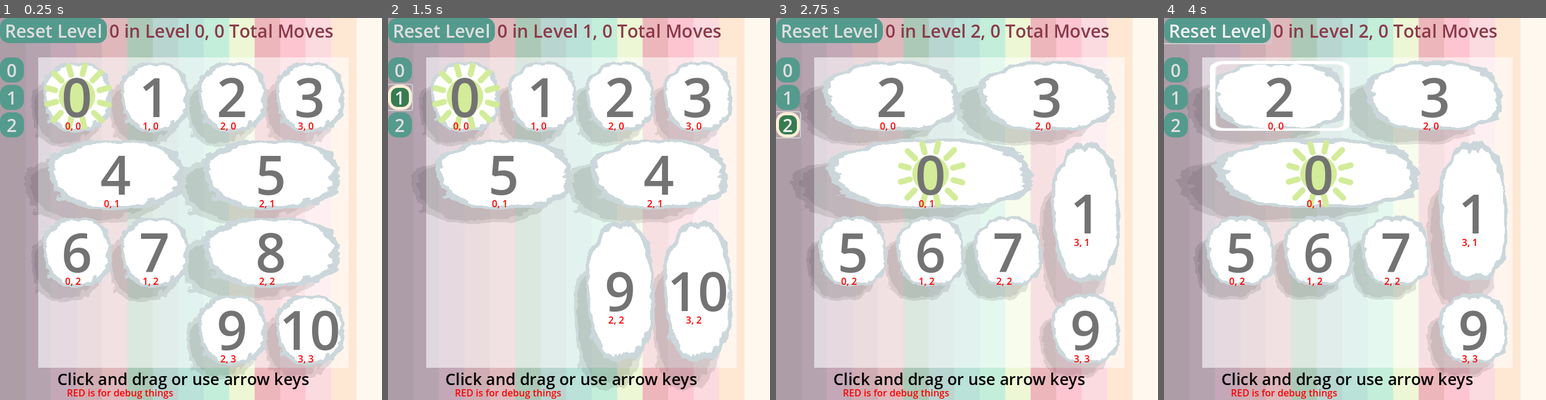
Above: before the commit, frames 1-4 (left to right).
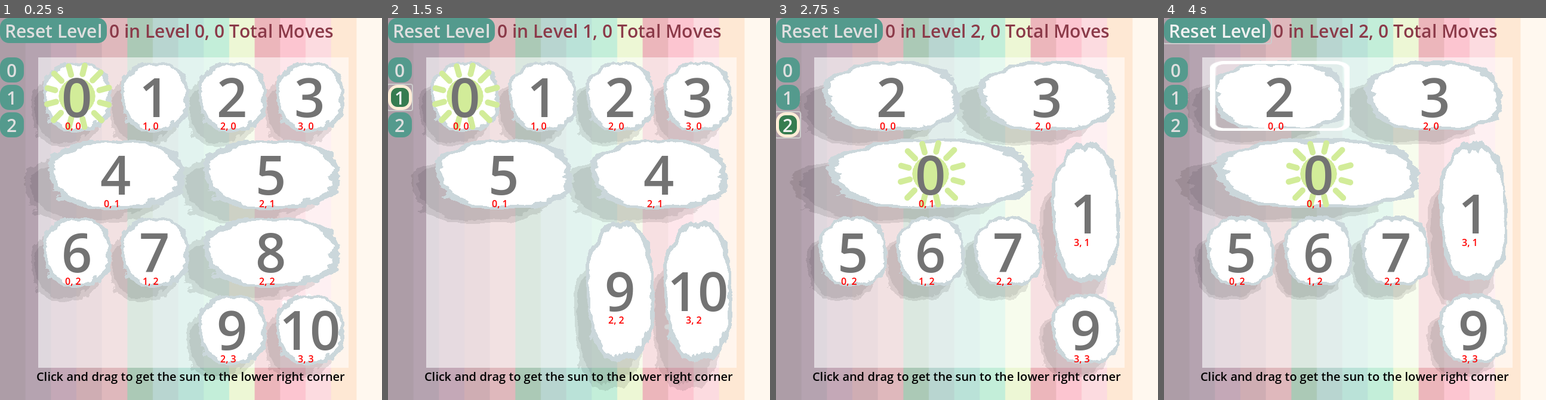
Above: after the commit, the same moments.

Repository: firelighted/comfyjam2026_slidingsun
Game: Godot game, scene res://scenes_scripts/main_2d.tscn
Same seed, same stepped clock (60 frames per second), same inputs: the game is played once before the commit and once after it. The engine's default icon, where the game draws it, is replaced by a stand-in: a white triangle on a blue panel in a dark square.
Inputs (mouse positions are in pixels of both pictures, inside the frame that each line leads up to):
- Up to frame 1 (0.25 s): no input
- Up to frame 2 (1.5 s): click "0" at 0.5 s; click "1" at 1.25 s
- Up to frame 3 (2.75 s): click "2" at 2 s
- Up to frame 4 (4 s): click "Reset Level" at 2.75 s; drag from (1278, 94) to (1435, 94) at 3.52 s

The runs differ from the first frame. In frame 1, 1.5% of the frame differs, in the area x 9-91%, y 72-100%; in frame 2, 1.5%, in the area x 9-91%, y 77-100%; in frame 3, 1.5%; in frame 4, 1.5%.

Commit message:
Add cue for where to put sun tile

Diff:
--- a/block_manager.gd
+++ b/block_manager.gd
@@ -124,6 +124,8 @@
 	won_game_ui.visible = false
 	moves_this_level = 0
 	increment_move_counters(0)
+	var sun_goal_position = (Vector2(x_size-1, y_size-1) + 0.5 * Vector2(1, 1)) * Constants.PIXELS_PER_UNIT
+	$valid_tile_area_bkgd/SunGoalPosition.global_position = sun_goal_position
 
 func get_levels_from_folder(folder_path: String):
 	var resources : Array[LevelResource] = []
--- a/scenes_scripts/main_2d.tscn
+++ b/scenes_scripts/main_2d.tscn
@@ -1,9 +1,10 @@
-[gd_scene load_steps=11 format=3 uid="uid://b68t311mpj4pr"]
+[gd_scene load_steps=12 format=3 uid="uid://b68t311mpj4pr"]
 
 [ext_resource type="Script" path="res://block_manager.gd" id="1_5ua2j"]
 [ext_resource type="PackedScene" uid="uid://be06sc2byqitp" path="res://scenes_scripts/ui_bkgd.tscn" id="1_ueq1k"]
 [ext_resource type="Texture2D" uid="uid://cg14q0lo7puh1" path="res://images/palette.png" id="2_31q7j"]
 [ext_resource type="Texture2D" uid="uid://l6c5b8gwc4ih" path="res://images/tiles/square.png" id="2_bb1j8"]
+[ext_resource type="Texture2D" uid="uid://d3yay1s8jl603" path="res://images/tiles/sun_white.png" id="4_xt6tc"]
 [ext_resource type="PackedScene" uid="uid://c1nqrhcqdwaqy" path="res://scenes_scripts/block.tscn" id="6_6y1a6"]
 [ext_resource type="Texture2D" uid="uid://cihbuf5w5dxhy" path="res://icon.svg" id="7_8hjc0"]
 [ext_resource type="PackedScene" uid="uid://ulc42eij556j" path="res://scenes_scripts/ui_foreground.tscn" id="8_fc2fl"]
@@ -39,6 +40,12 @@
 scale = Vector2(4, 4)
 texture = ExtResource("2_bb1j8")
 offset = Vector2(65, 65.0249)
+
+[node name="SunGoalPosition" type="Sprite2D" parent="Main2D/valid_tile_area_bkgd"]
+position = Vector2(-46, -14.5)
+scale = Vector2(0.2, 0.2)
+texture = ExtResource("4_xt6tc")
+centered = false
 
 [node name="BlockParent" type="Node2D" parent="Main2D"]
 
--- a/scenes_scripts/ui_bkgd.tscn
+++ b/scenes_scripts/ui_bkgd.tscn
@@ -6,7 +6,7 @@
 [ext_resource type="LabelSettings" uid="uid://b4qx5deogc1w8" path="res://theme/DEBUG_labelsetting.tres" id="4_4gpkc"]
 
 [sub_resource type="LabelSettings" id="LabelSettings_ivpb4"]
-font_size = 27
+font_size = 20
 font_color = Color(0, 0, 0, 1)
 
 [node name="UI_bkgd" type="Control"]
@@ -42,14 +42,17 @@
 
 [node name="Label" type="Label" parent="."]
 layout_mode = 0
-offset_left = 96.0
+offset_left = 8.0
 offset_top = 586.0
-offset_right = 518.0
-offset_bottom = 623.0
-text = "Click and drag or use arrow keys"
+offset_right = 632.0
+offset_bottom = 663.0
+text = "Click and drag to get the sun to the lower right corner"
 label_settings = SubResource("LabelSettings_ivpb4")
+horizontal_alignment = 1
+autowrap_mode = 3
 
 [node name="DEBUG_instructions" type="Label" parent="."]
+visible = false
 layout_mode = 0
 offset_left = 112.0
 offset_top = 616.0
